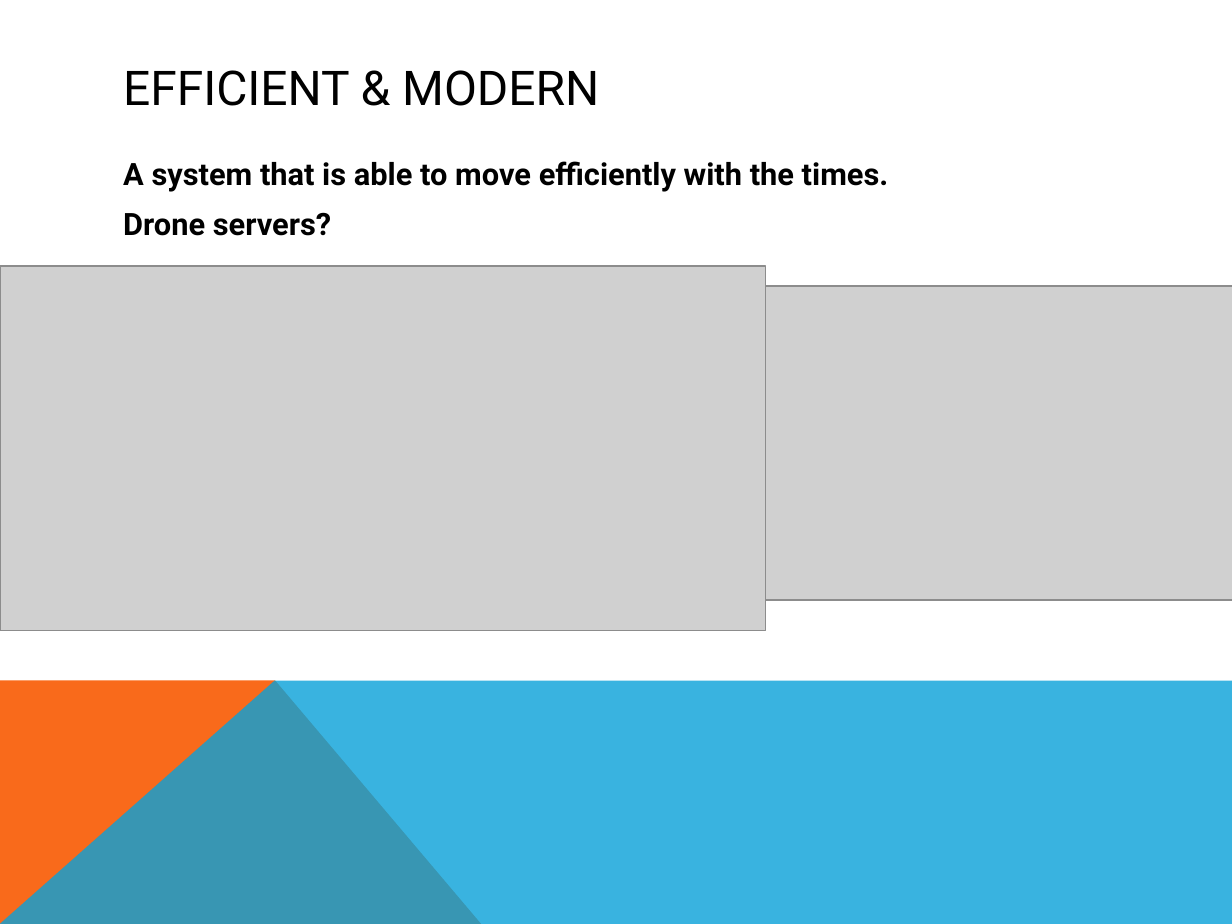
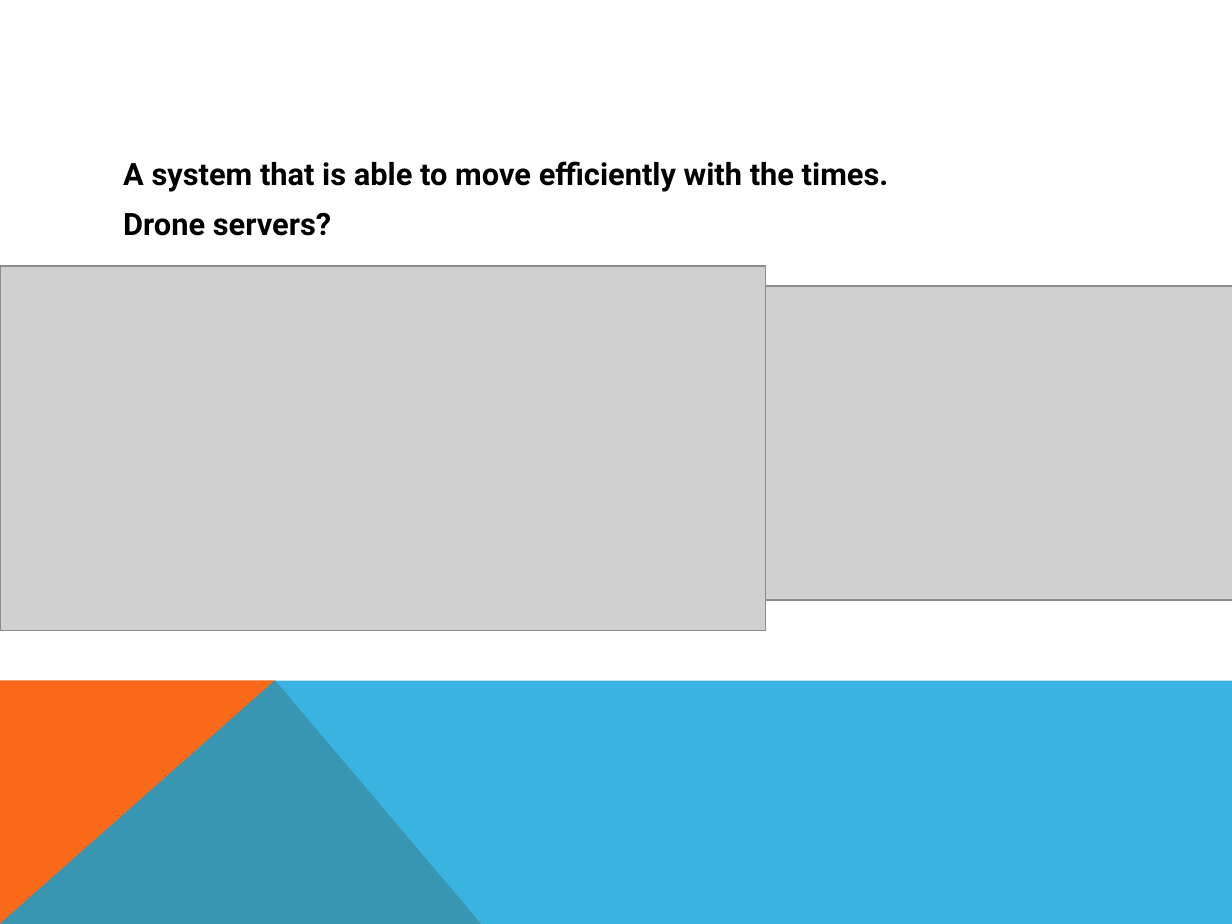
Before and after one commit to Dyndrilliac/cen-4010-assignments, a slide deck: slide 5 of Design Documents/PresentationSoftEng.pptx (slide 4 before the commit). Drawn at 1232x924 pixels with LibreOffice and Linux fonts; fonts in the diff are those of the drawing; grey boxes stand for pictures. Boxes give left, top, right and bottom in pixels: in the first picture for what was removed or moved away, otherwise in the second. Text is boxed around its words. In the diff, an @@ line names an element or a change of style, - is before the commit and + after.

Commit message:
Update Powerpoint

```diff
--- a/Design Documents/PresentationSoftEng.pptx
+++ b/Design Documents/PresentationSoftEng.pptx
@@ title removed at box(123, 70, 599, 106) @@
-EFFICIENT & MODERN
```
Also in this commit, not shown: 5 slides added.
